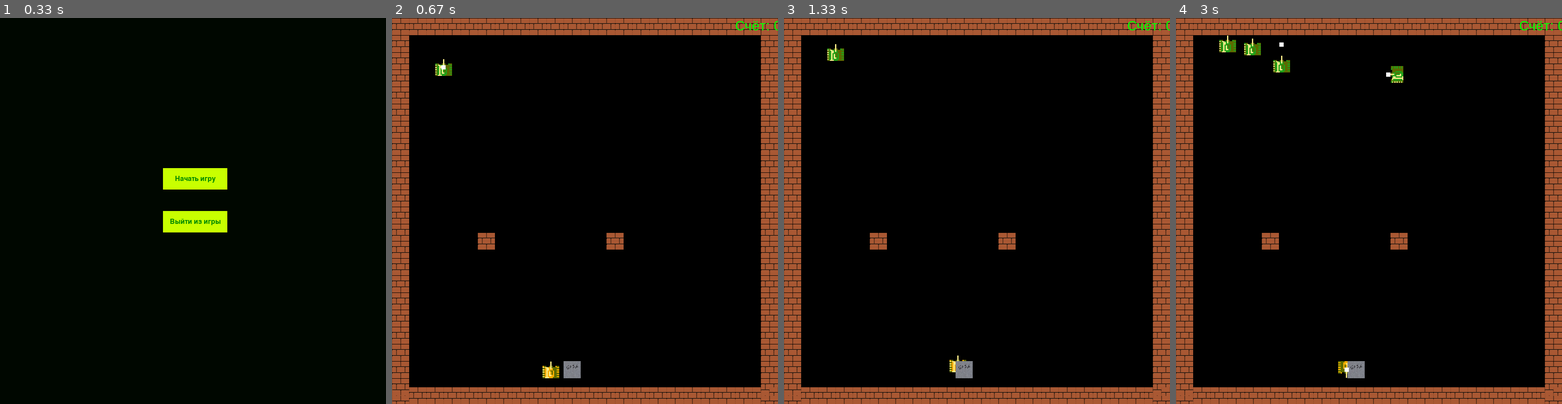
Above: before the commit, frames 1-4 (left to right).
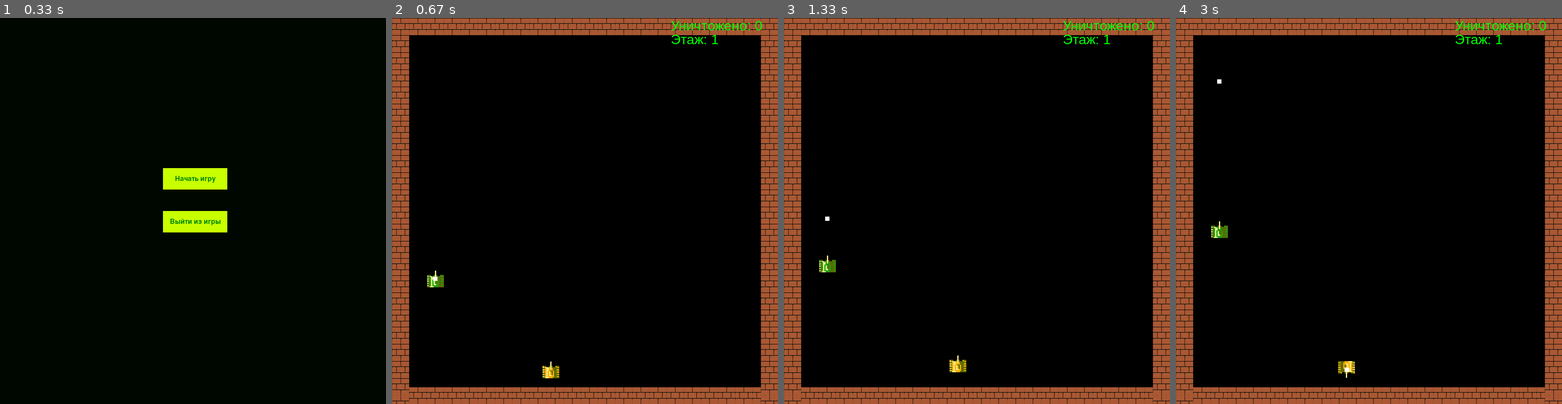
Above: after the commit, the same moments.

Repository: flitme/pygame
Game: pygame game, started from main.py
The game is run twice, just before and just after one commit, with the same random seed, the same clock (stepped at 60 frames per second) and the same inputs.
Inputs:
- Up to frame 1 (0.33 s): no input
- Up to frame 2 (0.67 s): click "Начать игру" at 0.43 s
- Up to frame 3 (1.33 s): hold Right 0.67-1.13 s; hold Up from 1.17 s (still down)
- Up to frame 4 (3 s): release Up at 1.47 s; hold Right 1.5-1.97 s; hold Left 2-2.53 s; hold Down 2.57-2.87 s; tap Space at 2.9 s

Frame 1 is identical in both runs. In frame 2, 1.2% of the frame differs, in the area x 9-100%, y 0-98%; in frame 3, 1.2%; in frame 4, 1.7%.

Commit message:
новый план

Diff:
--- /dev/null
+++ b/gen_level.py
@@ -0,0 +1,116 @@
+import pygame
+from tank import Tank
+from settings import *
+from bullet import Bullet
+from wall import Wall
+from enemy import sEnemy
+import time
+import random
+
+def create_room():
+    return {
+        'doors': set(),
+        'exit': False,
+        'cleared': False,
+        'enemy_positions': [],
+    }
+
+
+def generate_room_enemy_positions(floor_index):
+    enemy_positions = []
+    enemy_count = random.randint(1, min(3, 1 + floor_index))
+
+    while len(enemy_positions) < enemy_count:
+        x = random.randint(80, 780)
+        y = random.randint(80, 780)
+        too_close = False
+        for px, py in enemy_positions:
+            if abs(x - px) < 60 and abs(y - py) < 60:
+                too_close = True
+                break
+        if too_close:
+            continue
+        enemy_positions.append((x, y))
+
+    return enemy_positions
+
+
+def generate_floor(floor_index):
+    rooms = {}
+    current_room = (ROOM_GRID_WIDTH // 2, ROOM_GRID_HEIGHT // 2)
+    rooms[current_room] = create_room()
+
+    path_length = random.randint(ROOM_MIN_LENGTH, ROOM_MAX_LENGTH)
+
+    for i in range(path_length):
+        candidates = []
+        for direction, (dx, dy) in ROOM_STEPS.items():
+            next_room = (current_room[0] + dx, current_room[1] + dy)
+            if 0 <= next_room[0] < ROOM_GRID_WIDTH and 0 <= next_room[1] < ROOM_GRID_HEIGHT and next_room not in rooms:
+                candidates.append((direction, next_room))
+
+        if not candidates:
+            break
+
+        direction, next_room = random.choice(candidates)
+        rooms[current_room]['doors'].add(direction)
+        rooms[next_room] = create_room()
+        rooms[next_room]['doors'].add(ROOM_OPPOSITE[direction])
+        current_room = next_room
+
+    rooms[current_room]['exit'] = True
+
+    for room in rooms.values():
+        room['enemy_positions'] = generate_room_enemy_positions(floor_index)
+
+    return rooms, (ROOM_GRID_WIDTH // 2, ROOM_GRID_HEIGHT // 2)
+
+
+def build_room_walls(room):
+    wall_list = []
+    open_doors = room['doors'] if room['cleared'] else set()
+    print(open_doors)
+    if room['exit'] and room['cleared'] and len(open_doors) < 2:
+        all_doors = ['UP', 'DOWN', 'LEFT', 'RIGHT']
+        opds = set(open_doors)
+        all_doors.remove(opds.pop())
+        open_doors.add(random.choice(all_doors))
+        print(open_doors)
+        print(room)
+
+    for i in range(0, SCREEN_WIDTH, 40):
+        if 'UP' not in open_doors or not (DOOR_START <= i <= DOOR_END):
+            wall_list.append(Wall(i, 0, 100000, 'sprites/wall.png'))  # верхняя стена
+        if 'DOWN' not in open_doors or not (DOOR_START <= i <= DOOR_END):
+            wall_list.append(Wall(i, 860, 100000, 'sprites/wall.png'))  # нижняя стена
+
+    for i in range(0, SCREEN_HEIGHT, 40):
+        if 'LEFT' not in open_doors or not (DOOR_START <= i <= DOOR_END):
+            wall_list.append(Wall(0, i, 100000, 'sprites/wall.png'))  # левая стена
+        if 'RIGHT' not in open_doors or not (DOOR_START <= i <= DOOR_END):
+            wall_list.append(Wall(860, i, 100000, 'sprites/wall.png'))  # правая стена
+
+    return wall_list
+
+
+def spawn_room_enemies(room):
+    return [sEnemy(x, y) for x, y in room['enemy_positions']]
+
+
+def enter_room(room_coord, rooms, floor_index):
+    room = rooms[room_coord]
+    wall_list = build_room_walls(room)
+    enemy_list = [] if room['cleared'] else spawn_room_enemies(room)
+    return wall_list, enemy_list
+
+
+def move_tank_after_transition(tank, direction):
+    if direction == 'LEFT':
+        tank.x = SCREEN_WIDTH - ROOM_EXIT_OFFSET
+    elif direction == 'RIGHT':
+        tank.x = ROOM_ENTRY_OFFSET
+    elif direction == 'UP':
+        tank.y = SCREEN_HEIGHT - ROOM_EXIT_OFFSET
+    elif direction == 'DOWN':
+        tank.y = ROOM_ENTRY_OFFSET
+    tank.rect.topleft = (tank.x, tank.y)
--- a/main.py
+++ b/main.py
@@ -2,11 +2,11 @@
 from tank import Tank
 from settings import *
 from bullet import Bullet
-from wall import Wall, Baza
+from wall import Wall
 from enemy import sEnemy
+from gen_level import generate_floor, build_room_walls, spawn_room_enemies, enter_room, move_tank_after_transition
 import time
 import random
-
 
 def menu():
 
@@ -70,31 +70,18 @@
     """Основная функция игры."""
     # Инициализация PyGame:
     #pygame.init()
-    start_point = 11
     start_time = time.monotonic()
     tank = Tank()
     bullet_list = []
     bullet_list_mob = []
-    wall_list = []
     count = 0
-    baza = Baza(400, 800, 10, 'sprites/baza.jpg')
-
-    for i in range(0, 900, 40):
-        wall_list.append(Wall(i, 0, 100000, 'sprites/wall.png'))
-        wall_list.append(Wall(i, 860, 100000, 'sprites/wall.png'))
-        wall_list.append(Wall(0, i, 100000, 'sprites/wall.png'))
-        wall_list.append(Wall(860, i, 100000, 'sprites/wall.png'))
-
-    wall_list.append(Wall(500, 500, 1, 'sprites/wall.png'))
-    wall_list.append(Wall(200, 500, 1, 'sprites/wall.png'))
-    enemy_list = []
-    enemy_list.append(sEnemy(100, 100))
+    floor_index = 1
+    rooms, current_room = generate_floor(floor_index)
+    wall_list, enemy_list = enter_room(current_room, rooms, floor_index)
     direction_list = ['UP', 'DOWN', 'LEFT', 'RIGHT']
     font = pygame.font.SysFont('Arial', 32)
 
     while True:
-
-
         clock.tick(SPEED)
 
         for event in pygame.event.get():
@@ -116,10 +103,84 @@
                 start_time = time.monotonic()
                 bullet_list.append(Bullet(tank.x + 15, tank.y + 15, tank.old_direction))
 
+        current_room_data = rooms[current_room]
+        if not current_room_data['cleared'] and len(enemy_list) == 0:
+            current_room_data['cleared'] = True
+            wall_list = build_room_walls(current_room_data)
+
+        if current_room_data['cleared']:
+            if tank.x < 0 and 'LEFT' in current_room_data['doors']:
+                next_room = (current_room[0] - 1, current_room[1])
+                if next_room in rooms:
+                    current_room = next_room
+                    move_tank_after_transition(tank, 'LEFT')
+                    wall_list, enemy_list = enter_room(current_room, rooms, floor_index)
+                    bullet_list = []
+                    bullet_list_mob = []
+                elif current_room_data['exit']:
+                    floor_index += 1
+                    rooms, current_room = generate_floor(floor_index)
+                    tank.x = 350
+                    tank.y = 800
+                    tank.rect.topleft = (tank.x, tank.y)
+                    bullet_list = []
+                    bullet_list_mob = []
+                    wall_list, enemy_list = enter_room(current_room, rooms, floor_index)
+            elif tank.x > SCREEN_WIDTH - 40 and ('RIGHT' in current_room_data['doors'] or current_room_data['exit']):
+                next_room = (current_room[0] + 1, current_room[1])
+                if next_room in rooms:
+                    current_room = next_room
+                    move_tank_after_transition(tank, 'RIGHT')
+                    wall_list, enemy_list = enter_room(current_room, rooms, floor_index)
+                    bullet_list = []
+                    bullet_list_mob = []
+                elif current_room_data['exit']:
+                    floor_index += 1
+                    rooms, current_room = generate_floor(floor_index)
+                    tank.x = 350
+                    tank.y = 800
+                    tank.rect.topleft = (tank.x, tank.y)
+                    bullet_list = []
+                    bullet_list_mob = []
+                    wall_list, enemy_list = enter_room(current_room, rooms, floor_index)
+            elif tank.y < 0 and 'UP' in current_room_data['doors']:
+                next_room = (current_room[0], current_room[1] - 1)
+                if next_room in rooms:
+                    current_room = next_room
+                    move_tank_after_transition(tank, 'UP')
+                    wall_list, enemy_list = enter_room(current_room, rooms, floor_index)
+                    bullet_list = []
+                    bullet_list_mob = []
+                elif current_room_data['exit']:
+                    floor_index += 1
+                    rooms, current_room = generate_floor(floor_index)
+                    tank.x = 350
+                    tank.y = 800
+                    tank.rect.topleft = (tank.x, tank.y)
+                    bullet_list = []
+                    bullet_list_mob = []
+                    wall_list, enemy_list = enter_room(current_room, rooms, floor_index)
+            elif tank.y > SCREEN_HEIGHT - 40 and 'DOWN' in current_room_data['doors']:
+                next_room = (current_room[0], current_room[1] + 1)
+                if next_room in rooms:
+                    current_room = next_room
+                    move_tank_after_transition(tank, 'DOWN')
+                    wall_list, enemy_list = enter_room(current_room, rooms, floor_index)
+                    bullet_list = []
+                    bullet_list_mob = []
+                elif current_room_data['exit']:
+                    floor_index += 1
+                    rooms, current_room = generate_floor(floor_index)
+                    tank.x = 350
+                    tank.y = 800
+                    tank.rect.topleft = (tank.x, tank.y)
+                    bullet_list = []
+                    bullet_list_mob = []
+                    wall_list, enemy_list = enter_room(current_room, rooms, floor_index)
         screen.fill((0, 0, 0))
 
         tank.draw(screen)
-        baza.draw(screen)
+
         # блок отрисовки и движения врагов, а также их стрельбы и спавна новых врагов
         for enemy in enemy_list:
             if time.monotonic() - enemy.start_time_direction >= 4:
@@ -136,8 +197,6 @@
                  bullet_list_mob.append(Bullet(enemy.x + 15, enemy.y + 15, enemy.old_direction))
             if enemy.x > SCREEN_WIDTH or enemy.x < 0 or enemy.y > SCREEN_HEIGHT or enemy.y < 0:
                 enemy_list.remove(enemy)
-            if len(enemy_list) < 4 and random.random() < 0.02:
-                    enemy_list.append(sEnemy(random.randint(100, 700), random.randint(60, 160)))
             enemy.draw(screen)
             damag = pygame.sprite.spritecollide(enemy, bullet_list, False)
             for bullet in damag:
@@ -146,23 +205,15 @@
                 if enemy.HP <= 0:
                     enemy_list.remove(enemy)
                     count += 1
-                    if count == 1:
-                        return menu_end()
-
-        # блок проверки столкновений пуль врагов с танком, базой и всех пуль со стенами
+
+        # блок проверки столкновений пуль врагов с танком и всех пуль со стенами
         damag = pygame.sprite.spritecollide(tank, bullet_list_mob, False)
         for bullet in damag:
             tank.HP -= 1
             bullet_list_mob.remove(bullet)
             if tank.HP <= 0:
                 return menu_end()
-        damag = pygame.sprite.spritecollide(baza, bullet_list_mob, False)
-        for bullet in damag:
-            baza.HP -= 1
-            bullet_list_mob.remove(bullet)
-            if baza.HP <= 0:
-                return menu_end()
-        for wall in wall_list:
+        for wall in wall_list[:]:
             wall.draw(screen)
             bl = bullet_list + bullet_list_mob
             damag = pygame.sprite.spritecollide(wall, bl, False)
@@ -177,7 +228,7 @@
 
         # блок отрисовки и движения пуль
         bl = bullet_list + bullet_list_mob
-        for bullet in bl:
+        for bullet in bl[:]:
             bullet.draw(screen)
             bullet.move()
             if bullet.x > SCREEN_WIDTH or bullet.x < 0 or bullet.y > SCREEN_HEIGHT or bullet.y < 0:
@@ -185,9 +236,11 @@
                     bullet_list.remove(bullet)
                 else:
                     bullet_list_mob.remove(bullet)
-        bl = []
-        text_count = font.render(f'Счёт: {count}', True, (0, 255, 0))
-        screen.blit(text_count, (800, 0))
+
+        text_count = font.render(f'Уничтожено: {count}', True, (0, 255, 0))
+        text_floor = font.render(f'Этаж: {floor_index}', True, (0, 255, 0))
+        screen.blit(text_count, (650, 0))
+        screen.blit(text_floor, (650, 32))
         pygame.display.update()
 
 
--- a/settings.py
+++ b/settings.py
@@ -13,6 +13,30 @@
 # Скорость игры:
 SPEED = 10
 
+ROOM_GRID_WIDTH = 3 # ширина сетки комнат
+ROOM_GRID_HEIGHT = 3  # высота сетки комнат
+ROOM_MIN_LENGTH = 2  # минимальная длина пути от старта до выхода
+ROOM_MAX_LENGTH = 2  # максимальная длина пути от старта до выхода
+DOOR_START = 380  # начало открытой части стены
+DOOR_END = 520  # конец открытой части стены
+
+ROOM_STEPS = {  # шаги по сетке комнат для генерации пути
+    'UP': (0, -1),
+    'DOWN': (0, 1),
+    'LEFT': (-1, 0),
+    'RIGHT': (1, 0),
+}
+
+ROOM_OPPOSITE = {  # противоположные направления для связки дверей между комнатами
+    'UP': 'DOWN',
+    'DOWN': 'UP',
+    'LEFT': 'RIGHT',
+    'RIGHT': 'LEFT',
+}
+
+ROOM_ENTRY_OFFSET = 100  # отступ при появлении игрока из двери
+ROOM_EXIT_OFFSET = 100  # отступ при выходе из комнаты
+
 # Настройка игрового окна:
 screen = pygame.display.set_mode((SCREEN_WIDTH, SCREEN_HEIGHT), 0, 32)
 
